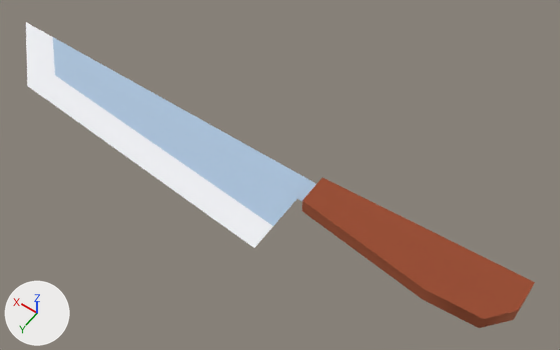
A saved change to the glTF model public/assets/models/food/cookingKnife.GLB.
Both versions are drawn from a 50 mm camera at (-0.386, 0.412, 0.709) aimed at (-0.065, -0.036, 0.004). The axes (+X, +Y, +Z) are drawn at lower left. The lights are the same throughout.

In view in the first picture: 'cookingKnife'.
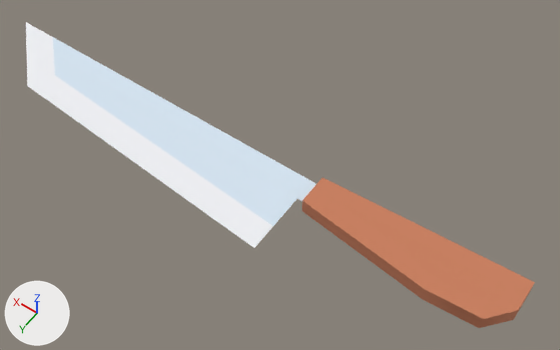
The newer file is also turned or shifted as a whole; pictures and numbers use the older file's frame.

Where the change shows, as pixel boxes [x1, y1, x2, y2] in the pictures (560 x 350 px):
'cookingKnife', recoloured
    both: [50, 36, 535, 328]

The change, as a list of edits to the scene's bpy script:
```text
Add mat_browndark_186:
    mat_browndark_186 = principled_material('brownDark.186')
    mat_browndark_186.base_color = (0.591, 0.213, 0.113)  # orange #ca7f5e
    mat_browndark_186.roughness = 1.0
Add mat_greylight_056:
    mat_greylight_056 = principled_material('greyLight.056')
    mat_greylight_056.base_color = (0.68, 0.791, 0.896)  # white #d7e6f3
    mat_greylight_056.roughness = 1.0
Change me_mesh_cookingknife_008:
    where me_mesh_cookingknife_008.from_pydata(...)  # 21 vertices, 28 faces; spans x -0.363..0.363, y -0.064..0.064, z 0.0..0.02
    remove me_mesh_cookingknife_008.materials.append(mat_greylight_037)  # white #d7e6f3
    remove me_mesh_cookingknife_008.materials.append(mat_browndark_122)  # orange #ca7f5e
    add me_mesh_cookingknife_008.materials.append(mat_greylight_056)  # white #d7e6f3
    add me_mesh_cookingknife_008.materials.append(mat_browndark_186)  # orange #ca7f5e
```
